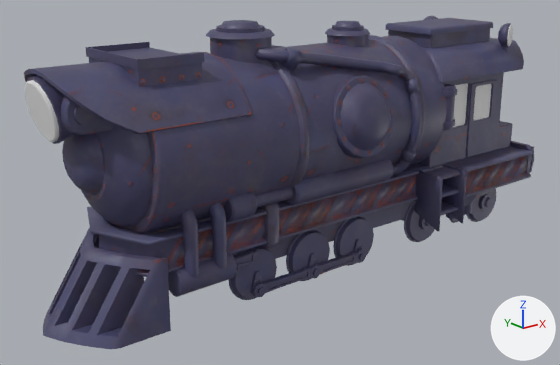
What one commit did to the FBX model Assets/Art/Models/Loco/Loco_main.fbx.
Before and after are seen from a 50 mm lens placed at (-8.28, -9.7, 5.37), pointed at (-0.42, 0.12, 1.44). The axes (+X, +Y, +Z) are drawn at lower right. The lights are the same throughout. The first picture is the older version. Where no turn or scale is listed for an object, it has been applied to the vertices. Vertices at exactly the same position are counted once.

In view in the first picture: 'Loco.002', 'Loco.003', 'Loco.004', 'Loco.006', 'Loco_Balka_C_low.002', 'Loco_Balka_C_low.003'.
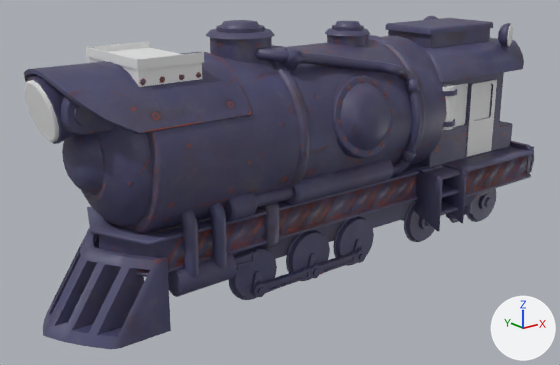
Location of each change, [x1, y1, x2, y2] in pixels of the pictures (560 x 365 px):
part 1 of me_plane_041, recoloured (lighter): [442, 80, 497, 157] in both
part 2 of me_plane_041, recoloured (blue to white): [86, 42, 204, 87] in both

Edits to the bpy script that builds the scene:
```text
Add mat_trim_second_color:
    mat_trim_second_color = principled_material('Trim_Second_Color')
    mat_trim_second_color.base_color = (0.8, 0.8, 0.8)  # white #e7e7e7
Change me_plane_041:
    where me_plane_041.from_pydata(...)  # 8911 vertices, 15409 faces; spans x -3.37..6.37, y -0.76..2.18, z -1.38..2.72
    used by ob_loco_balka_c_low_003; location = (-1.41, -0.74, 1.46)
    me_plane_041 part 1: 130 of the faces centred in x 3.54..5.4, y -0.49..-0.14, z 0.02..1.5 switch from mat_loco_trim (picture img_loco_trim_low_metal_basemap_png) to mat_trim_second_color (white #e7e7e7)
    me_plane_041 part 2: 68 of the faces centred in x -2.06..-1.04, y -0.01..1.5, z 1.97..2.44 switch from mat_loco_trim (picture img_loco_trim_low_metal_basemap_png) to mat_trim_second_color (white #e7e7e7)
```
